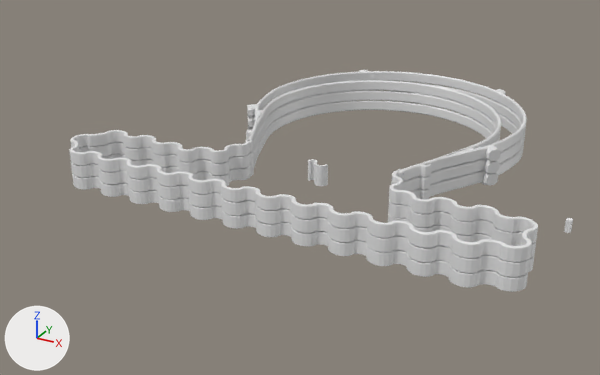
Two versions of the Blender file ecovid-faceshield-v11.blend, one commit apart.
The view is the same before and after, from a 50 mm lens placed at (13.3, -31.3, 12.9), pointed at (-1.0, -5.3, -0.1). Lighting does not change. The marker at lower left points along +X, +Y and +Z.

The first picture shows 'Cube.002', 'External', 'Internal', 'Strap_path', 'Strap_path.001'.
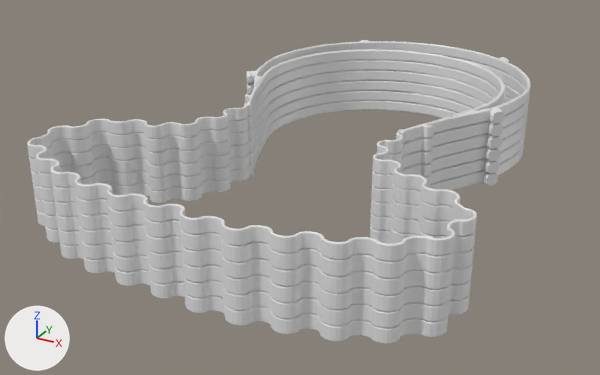
ob_beziercurve is not drawn itself; it is used by a modifier of ob_strap_path.
ob_bottom is not drawn itself; it is used by a modifier of ob_strap_path, ob_internal, ob_external.
ob_keep is not drawn itself; it is used by a modifier of ob_strap_path, ob_internal, ob_external, ob_renfort.
ob_cube_003 is not drawn itself; it is used by a modifier of ob_strap_path.

What differs and where, as boxes [x1, y1, x2, y2] in the pictures (600 x 375 px; the box of a moved part takes in the faces that stretch with it):
'Strap_path', mesh rescaled, reshaped, modifiers changed (48% taller)
    before: [69, 130, 538, 292]
    after: [27, 103, 477, 343]
'Internal', mesh rescaled, reshaped, modifiers changed (29% taller)
    before: [246, 80, 501, 200]
    after: [245, 49, 505, 204]
'External', mesh rescaled, reshaped, modifiers changed (19% taller)
    before: [247, 70, 527, 196]
    after: [246, 40, 531, 190]
'Strap_path.001', hidden
    before: [308, 159, 328, 186]
'Cube.002', hidden
    before: [564, 218, 573, 233]
part 1 of me_cube_008, moved or reshaped
    before: [76, 80, 525, 292]
    after: [34, 52, 518, 343]
part 2 of me_cube_015, moved or reshaped
    before: [69, 71, 538, 279]
    after: [27, 41, 531, 330]

Edits to the bpy script that builds the scene:
```text
Change me_cube_008:
    where me_cube_008.from_pydata(...)  # 8 vertices, 6 faces; spans x -10.5..10.5, y -10.5..10.5, z -0.9..0.9
    me_cube_008 part 1: the whole mesh is scaled about its middle by (0.981, 0.981, 1), then moved by (0.0, -0.9, 0.0)
Change me_cube_015:
    where me_cube_015.from_pydata(...)  # 8 vertices, 6 faces; spans x -0.1..0.1, y -0.1..0.1, z -0.1..0.035
    used by ob_keep; location = (0.0, 0.0, 0.379); scale = (106.0, 106.0, 3.71)
    me_cube_015 part 2: the whole mesh is scaled about its middle by (0.981, 0.981, 1), then moved by (0.0, -0.008, 0.0)
Change cu_beziercurve:
    where _sp = cu_beziercurve.splines.new('BEZIER'); _sp.bezier_points.add(14)
    remove _sp.bezier_points.foreach_set('co', [-3.067, 0.0444, -0.65, -3.068, -0.158, -0.65, -4.875, -1.524, -0.65, -6.911, -1.355, -0.65, -8.888, -2.341, -0.65, -7.907, -3.327, -0.65, -3.642, -3.327, -0.65, -0.699, -3.327, -0.65, 2.244, -3.327, -0.65, 6.349, -3.327, -0.65, 8.311, -2.341, -0.65, 6.349, -1.355, -0.65, 4.273, -1.524, -0.65, 3.269, -0.721, -0.65, 3.093, -0.143, -0.65])
    remove _sp.bezier_points.foreach_set('handle_left', [-3.115, 0.505, -0.65, -3.075, -0.028, -0.65, -4.281, -1.524, -0.65, -5.603, -1.355, -0.65, -8.888, -1.355, -0.65, -8.888, -3.327, -0.65, -4.622, -3.327, -0.65, -1.68, -3.327, -0.65, 1.354, -3.321, -0.65, 4.984, -3.327, -0.65, 8.311, -3.327, -0.65, 7.33, -1.355, -0.65, 4.867, -1.525, -0.65, 3.562, -1.105, -0.65, 3.105, -0.351, -0.65])
    remove _sp.bezier_points.foreach_set('handle_right', [-3.053, -0.0829, -0.65, -3.023, -1.003, -0.65, -5.729, -1.524, -0.65, -7.907, -1.355, -0.65, -8.888, -2.61, -0.65, -6.911, -3.327, -0.65, -2.661, -3.327, -0.65, 0.282, -3.327, -0.65, 3.584, -3.336, -0.65, 7.33, -3.327, -0.65, 8.311, -1.355, -0.65, 4.984, -1.355, -0.65, 3.708, -1.522, -0.65, 3.129, -0.538, -0.65, 3.083, 0.048, -0.65])
    add _sp.bezier_points.foreach_set('co', [-3.067, -0.0683, -0.65, -3.067, -0.298, -0.65, -4.195, -3.029, -0.65, -5.931, -3.465, -0.65, -6.986, -4.6, -0.65, -7.226, -6.123, -0.65, -3.902, -7.943, -0.65, 0.121, -8.241, -0.65, 3.482, -8.081, -0.65, 6.013, -7.168, -0.65, 7.099, -4.843, -0.65, 5.04, -3.357, -0.65, 3.633, -2.458, -0.65, 2.97, -1.127, -0.65, 3.026, -0.344, -0.65])
    add _sp.bezier_points.foreach_set('handle_left', [-3.114, 0.44, -0.65, -3.081, -0.149, -0.65, -3.735, -2.738, -0.65, -4.922, -3.157, -0.65, -6.573, -3.688, -0.65, -7.626, -5.557, -0.65, -5.062, -7.689, -0.65, -0.883, -8.201, -0.65, 2.453, -8.366, -0.65, 5.355, -7.743, -0.65, 7.134, -6.403, -0.65, 5.963, -3.939, -0.65, 4.139, -2.702, -0.65, 3.115, -1.692, -0.65, 2.995, -0.616, -0.65])
    add _sp.bezier_points.foreach_set('handle_right', [-3.053, -0.212, -0.65, -2.957, -1.406, -0.65, -4.867, -3.456, -0.65, -6.189, -3.44, -0.65, -7.103, -4.858, -0.65, -7.07, -6.401, -0.65, -2.802, -8.182, -0.65, 1.212, -8.537, -0.65, 4.947, -7.676, -0.65, 6.855, -6.775, -0.65, 7.083, -4.125, -0.65, 4.165, -2.912, -0.65, 3.198, -2.249, -0.65, 2.904, -0.871, -0.65, 3.053, -0.106, -0.65])
    where _sp = cu_beziercurve.splines.new('BEZIER'); _sp.bezier_points.add(14)
    add _sp.order_u = 0
    add _sp.order_v = 0
    add _sp = cu_beziercurve.splines.new('BEZIER'); _sp.bezier_points.add(0)
    add _sp.bezier_points.foreach_set('co', [3.633, -2.458, -0.65])
    add _sp.bezier_points.foreach_set('handle_left', [4.073, -2.826, -0.65])
    add _sp.bezier_points.foreach_set('handle_right', [3.257, -2.136, -0.65])
    add for _p, _l, _r in zip(_sp.bezier_points, ['ALIGNED'], ['ALIGNED']): _p.handle_left_type = _l; _p.handle_right_type = _r
Change ob_beziercurve:
    add _m = ob_beziercurve.modifiers.new('Mirror', 'MIRROR')
Change ob_bottom:
    ob_bottom.location: (0.0, 0.0, -0.85) -> (0.0501, -2.944, -0.85)
    ob_bottom.scale: (1.0, 1.0, 1.0) -> (1.08, 1.08, 1.0)
Change ob_keep:
    ob_keep.location: (0.0, 0.0, 0.379) -> (0.0501, -2.944, 0.379)
    ob_keep.scale: (106.0, 106.0, 3.71) -> (115.0, 115.0, 3.71)
Change ob_cube_002:
    add ob_cube_002.hide_render = True
Change ob_strap_path:
    where _m = ob_strap_path.modifiers.new('Solidify', 'SOLIDIFY')
    _m.thickness: 0.14 -> 0.09
    where _m = ob_strap_path.modifiers.new('Stack', 'ARRAY')
    _m.count: 3 -> 6
Change ob_internal:
    where _m = ob_internal.modifiers.new('Stack', 'ARRAY')
    _m.count: 3 -> 6
Change ob_external:
    where _m = ob_external.modifiers.new('Stack', 'ARRAY')
    _m.count: 3 -> 6
Change ob_strap_path_001:
    add ob_strap_path_001.hide_render = True
Change ob_cube_003:
    ob_cube_003.location: (3.468, -5.108, 0.0273) -> (3.351, -5.043, 0.0273)
    ob_cube_003.rotation_euler: (0.0, 0.0, -0.283) -> (0.0, 0.0, -0.495)  # degrees (0, 0, -16) -> degrees (0, 0, -28)
```
